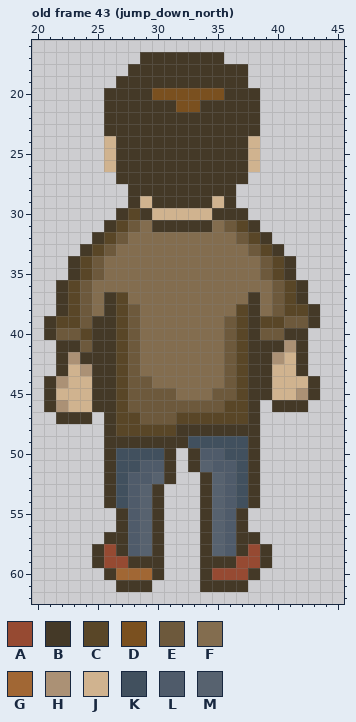
Pixel-art file: Assets/Sprites/Ase/character.aseprite. This is how it looked before the edit.
64x64 pixels, 65 frames. Shown: old frame 43 (jump_down_north): x 20..45, y 16..62.
Visible layers, top first: "default/Accessoires", "default/Hair/1", "default/head", "default/arm_left/back", "default/arm_right/front", "default/leg_left/back", "default/leg_right/front", "default/body", "boxed/box".
Palette (. is transparent): A #964a32  B #443927  C #594627  D #7a501f  E #6d593c  F #836d4f  G #a16734  H #ab9175  J #d0b38f  K #41505e  L #4f5b6a  M #57626f
Pixels before, old frame 43 (jump_down_north), first column x 21:
17 ........BBBBBBB........
18 .......BBBBBBBBBB......
19 ......BBBBBBBBBBB......
20 .....BBBBDDDDDDBBB.....
21 .....BBBBBBDDBBBBB.....
22 .....BBBBBBBBBBBBB.....
23 .....BBBBBBBBBBBBB.....
24 .....JBBBBBBBBBBBJ.....
25 .....JBBBBBBBBBBBJ.....
26 .....JBBBBBBBBBBBJ.....
27 ......BBBBBBBBBBB......
28 .......BBBBBBBBB.......
29 .......BJBBBBBJB.......
30 ......BCBJJJJJBBB......
31 .....BCEFBBBBBFECB.....
32 ....BCEFFFFFFFFFECB....
33 ...BCEFFFFFFFFFFFECB...
34 ..BCEFFFFFFFFFFFFFECB..
35 ..BCEFFFFFFFFFFFFFECB..
36 .BCEFFFFFFFFFFFFFFFECB.
37 .BCEFBCFFFFFFFFFFBFECB.
38 .BCEFBCEFFFFFFFFCBFECCB
39 BCCEBBCEFFFFFFFECBCCEEB
40 BEECBBCEFFFFFFFECBEEBB.
41 .BBEBBCEFFFFFFFECBBBHB.
42 .BHBBBCEFFFFFFFECBBHJB.
43 .BJHBBCEFFFFFFFECBBJJB.
44 BHJJBBCEEFFFFFFECBBJJJB
45 BJJJBBCEEEEFFFEECBBJJHB
46 BHJJBBCEEEEEEEECCB.BBB.
47 .BBB.BCCEEECCCCCCB.....
48 .....BCCCCCBBBBBBB.....
49 .....BBBBBBBKKKKKB.....
50 .....BKKKKB.BLLKKB.....
51 .....BKKLLB.BMLLKB.....
52 .....BKLLMB..BMLKB.....
53 .....BKLMB...BMLKB.....
54 .....BKLMB...BMLKB.....
55 ......BLMB...BMLB......
56 ......BLMB...BMLB......
57 .....BBLMB...BMLBB.....
58 ....BABLMB...BMLBAB....
59 ....BAABBB...BBBAAB....
60 .....BGGGB...BAAAB.....
61 ......BBB....BBBB......
Now the later version:
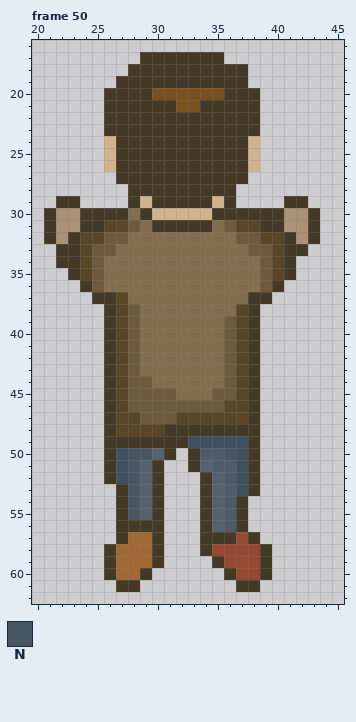
Colours new in this view: N #485662
A new or re-ordered frame is compared with the old frame closest to it.
Diff:
frames 65 -> 66
Changed rows in their new state; - is an unchanged pixel.
Frame 50 is new; against old frame 43 (jump_down_north):
first column x 21:
29 -BB-----------------BB-
30 BHHBBB-F---------BBBHHB
31 BHHBBC-----------CBBHHB
32 BHBCCE-----------ECCBHB
33 -BBCE-------------ECBB-
34 -B---------------------
36 -..BE-------------EB..-
37 -...B-------------B...-
38 -....-------------.....
39 .....-------------.....
40 .....-------------....-
41 -....-------------....-
42 -....-------------....-
43 -....-------------....-
44 .....-------------.....
45 .....-------------.....
46 .....--------------...-
47 -...-------------------
48 ----------B------------
50 -------NNM-----N-------
51 -------NMB.------------
52 -------NMB.------------
53 -----.BN---------------
54 -----.BN--------B.-----
55 -------N---------------
56 -------BB--------------
57 -----.-GG-----BBA------
58 ----.BGGG-----AAA------
59 ----.BGGG----.-A-------
60 --------B.---..B-AB----
61 --------.----...-B-----
Boxes around the changes in both pictures, in picture pixels (x1, y1, x2, y2):
changed: (44, 196, 320, 592)
